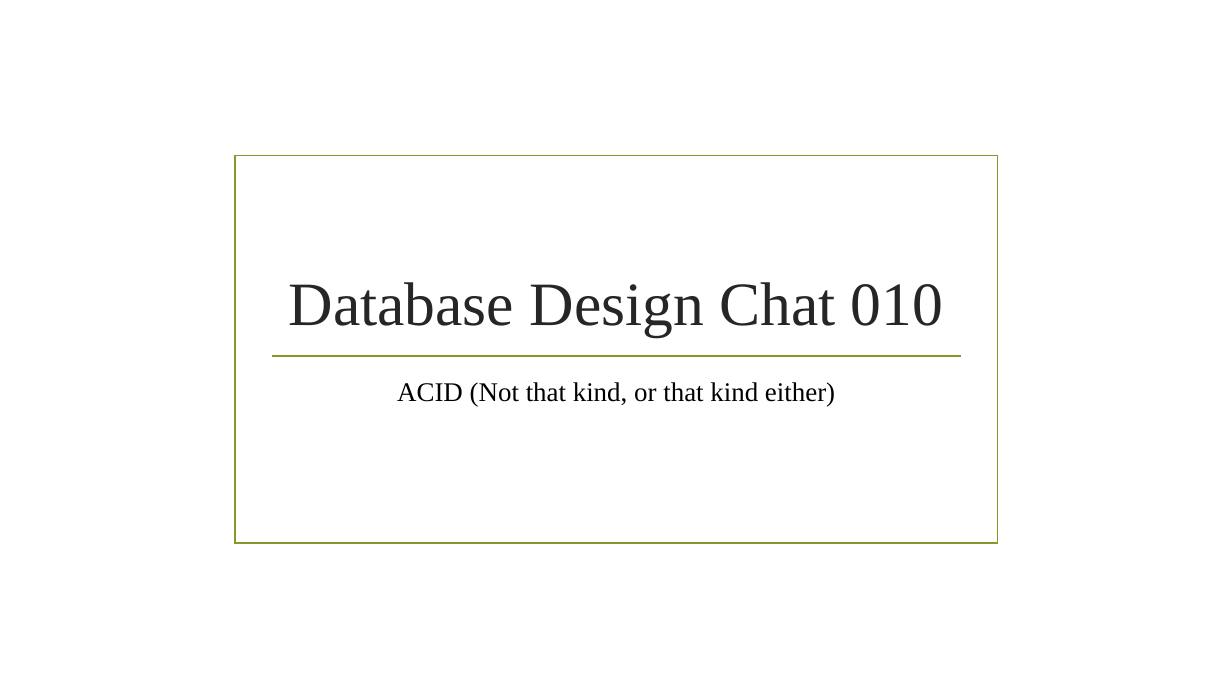
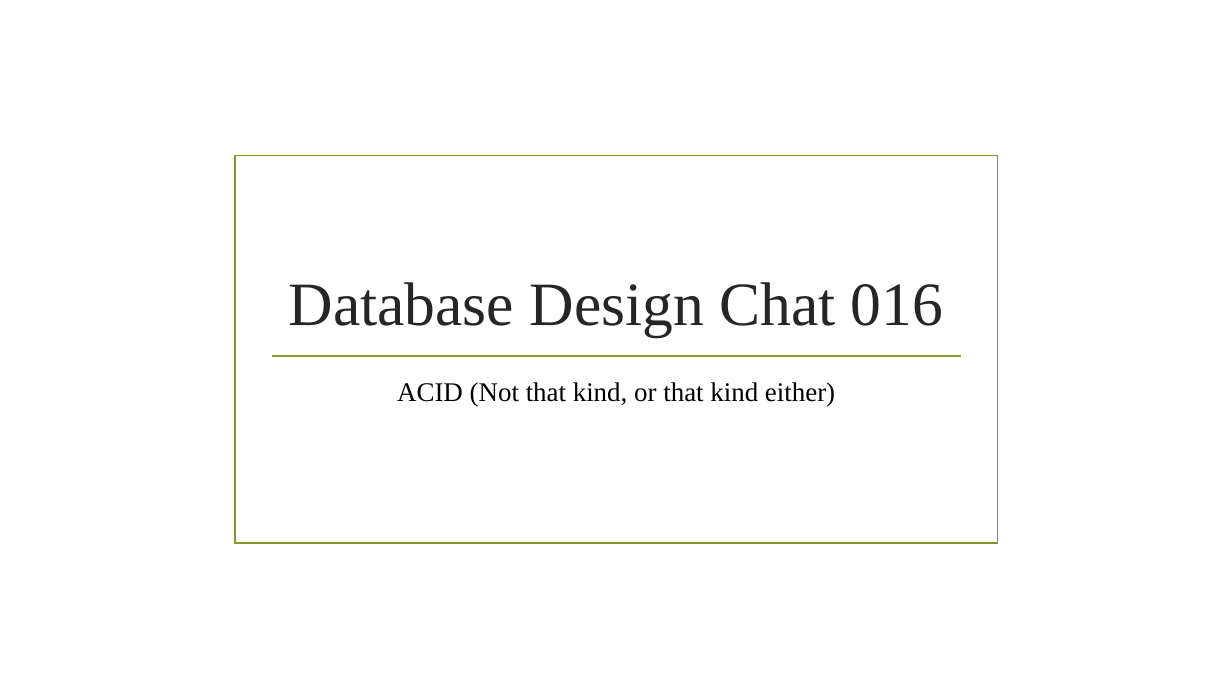
Before and after one commit to drsqlgithub/Presentation-Downloads, a slide deck: slide 1 of Database Design Chat/Database Design Chat 016 ACID.pptx. Drawn at 1232x693 pixels with LibreOffice and Linux fonts; fonts in the diff are those of the drawing; background and template pictures are left out. Boxes give left, top, right and bottom in pixels: in the first picture for what was removed or moved away, otherwise in the second. Text is boxed around its words. In the diff, an @@ line names an element or a change of style, - is before the commit and + after.

Commit message:
Adding ACID pres

```diff
--- a/Database Design Chat/Database Design Chat 016 ACID.pptx
+++ b/Database Design Chat/Database Design Chat 016 ACID.pptx
@@ title at (x1=289, y1=282, x2=943, y2=336): text changed @@
-Database Design Chat 010
+Database Design Chat 016
```
